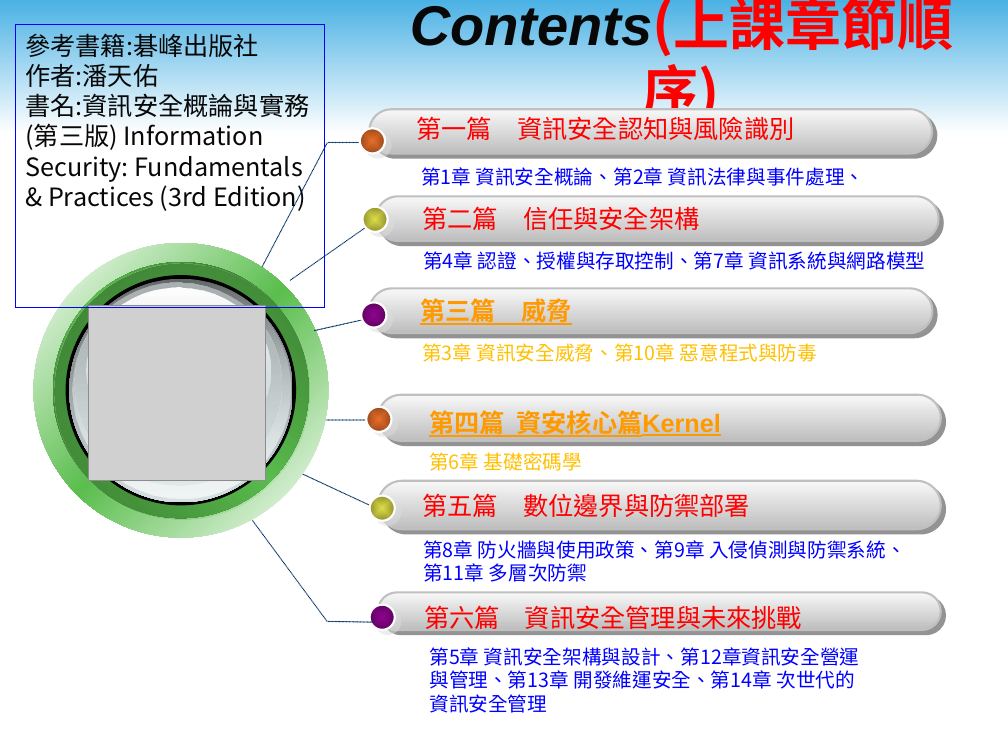
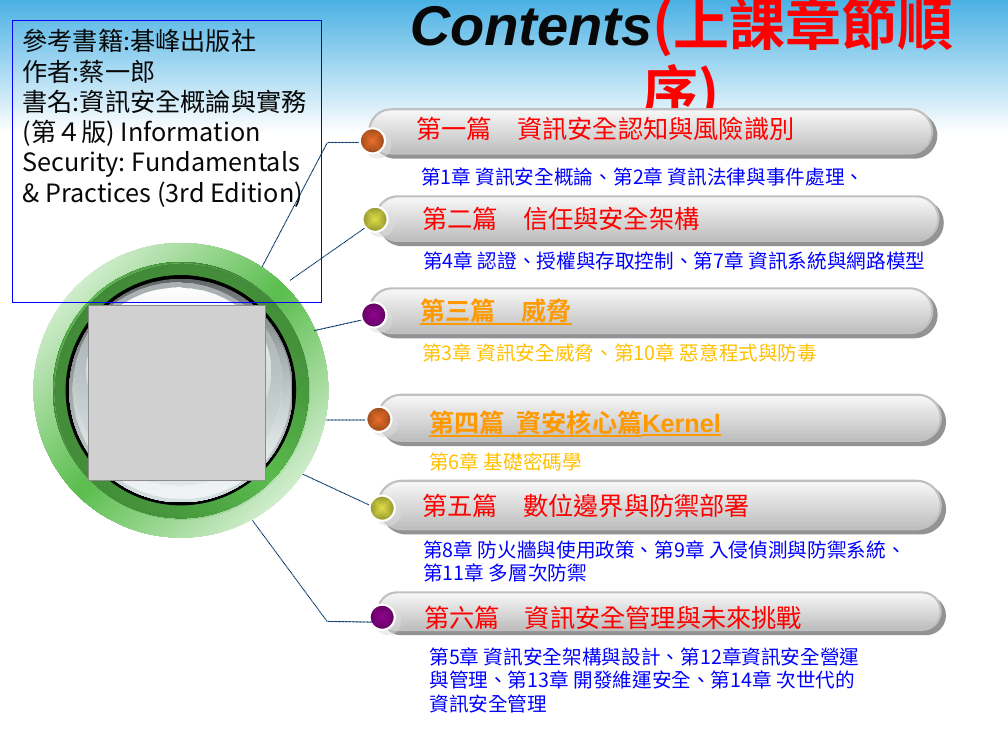
Before and after one commit to chih-chengwu/Information-Security-Markdown, a slide deck: slide 4 of 1-3.課程目錄_資訊安全.ppt. Drawn at 1008x756 pixels with LibreOffice and Linux fonts; fonts in the diff are those of the drawing; grey boxes stand for pictures; background and template pictures are left out. Boxes give left, top, right and bottom in pixels: in the first picture for what was removed or moved away, otherwise in the second. Text is boxed around its words. In the diff, an @@ line names an element or a change of style, - is before the commit and + after.

```diff
--- a/1-3.課程目錄_資訊安全.ppt
+++ b/1-3.課程目錄_資訊安全.ppt
@@ rectangle "參考書籍:碁峰出版社 作者:蔡一郎 書名:資訊安全概論與實務(第４版) Information Security: ...": place and size @@
-rectangle "參考書籍:碁峰出版社 作者:蔡一郎 書名:資訊安全概論與實務(第４版) Information Security: ..." at (15, 24, 325, 306)
+rectangle "參考書籍:碁峰出版社 作者:蔡一郎 書名:資訊安全概論與實務(第４版) Information Security: ..." at (13, 20, 323, 302)
@@ text in rectangle at (23, 28, 307, 208): text changed @@
-參考書籍:碁峰出版社
-作者:潘天佑
-書名:資訊安全概論與實務(第三版) Information Security: Fundamentals & Practices (3rd Edition)
+參考書籍:碁峰出版社
+作者:蔡一郎
+書名:資訊安全概論與實務(第４版) Information Security: Fundamentals & Practices (3rd Edition)
```
Also in this commit, not shown: 4 other files.
